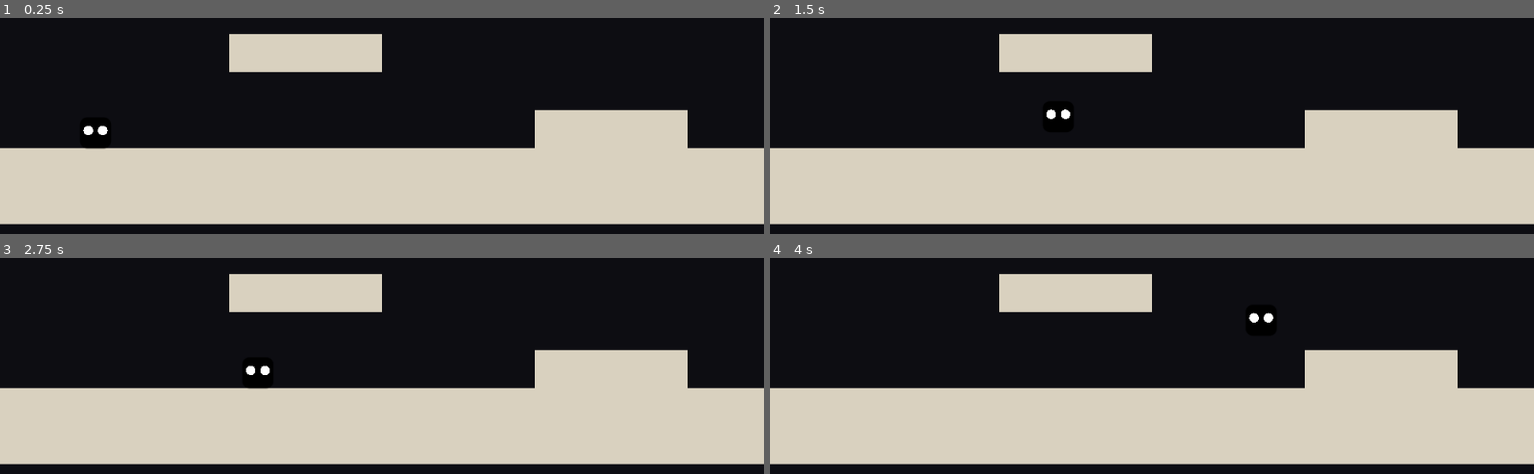
Above: before the commit, frames 1-4 (two rows, left to right).
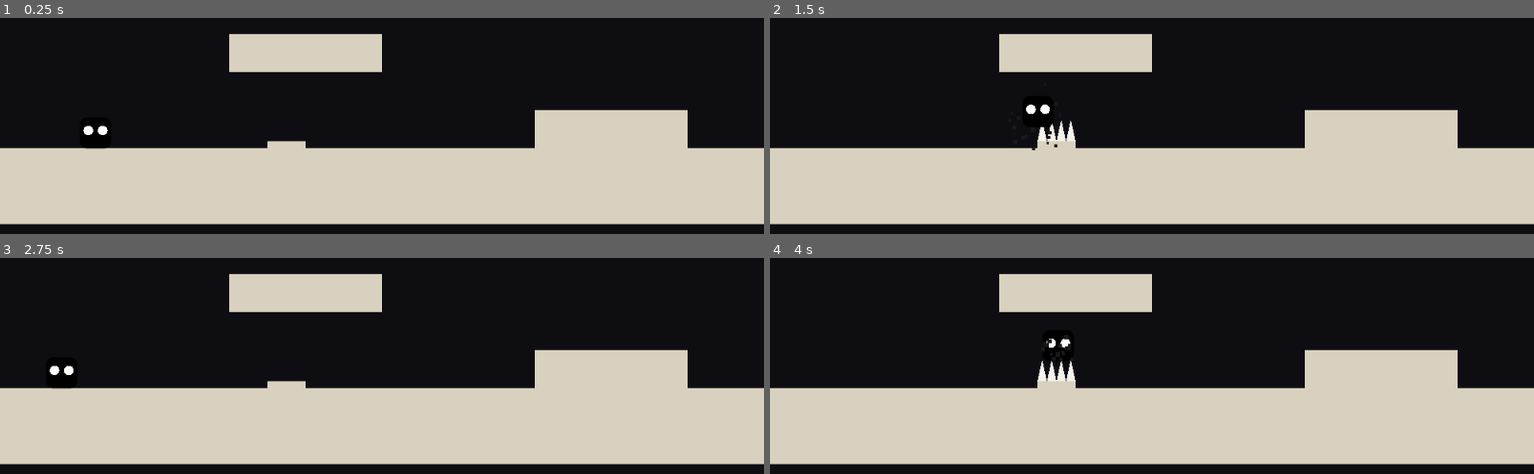
Above: after the commit, the same moments.

Repository: techafreshh/lvl-devil
Game: Godot game, scene res://main.tscn
Two runs of this game, one before a commit and one after it. Both use one fixed random seed, a clock stepped at 60 frames per second and the inputs below. Sound files missing from this copy of the repository are replaced by a short silence.
Inputs:
- Up to frame 1 (0.25 s): no input
- Up to frame 2 (1.5 s): tap Enter at 0.5 s; hold Right (move_right) from 0.53 s (still down); tap Space (jump) at 0.6, 0.77, 1.07, 1.35 s
- Up to frame 3 (2.75 s): tap Space (jump) at 1.52, 1.82, 2.1 s; release Right (move_right) at 2.03 s; hold Left (move_left) from 2.03 s (still down)
- Up to frame 4 (4 s): release Left (move_left) at 2.78 s; hold Right (move_right) from 2.78 s (still down); tap Space (jump) at 2.85, 3.02, 3.32, 3.6, 3.77 s

The runs differ from the first frame. In frame 1, 0.2% of the frame differs, in the area x 35-40%, y 56-61%; in frame 2, 0.6%; in frame 3, 0.4%; in frame 4, 0.6%, in the area x 35-66%, y 25-61%.

Commit message:
[#4] Pop-up spikes plus death and instant restart loop (#15)
* Add ^ pop-up spike cell to LEVEL_1 and LevelBuilder support

LEVEL_1 row 8 gains ^ at col 7 (5 tiles from P, same row, over floor).
validate_grid accepts ^; build_from_rows instantiates spike.tscn per
^ cell (Spike_c_r, group spikes) and tags the player with group player.

* Add PopupSpike trap: proximity latch, lethal overlap, killed signal

38px/16px same-row latch in the same physics frame, shape enabled via
set_deferred, latch persists until respawn; is_active/try_trigger/
reset_spike hooks mirror the player mover test-hook pattern.

* Add GameManager death/respawn loop and rewire bootstrap

Freeze halts the player for a 0.1s wall-clock timer (never paused tree
or time scale), bursts a code-created CPUParticles2D, plays death.wav
only if shipped, then rebuilds the level; R respawns instantly, fall
below y=376 kills, generation counter dedupes mid-death restart.

* Add headless spike and death-loop SceneTree runners

test_spike: range, 2-frame activation, same-row gate, latch, kill-only-
when-active, reset. test_death_loop: freeze window, spike/R/fall to
spawn under 0.5s with particles and retracted spikes.

* Wire spike and death-loop runners into CI

Diff:
--- a/lvl-devil/main.gd
+++ b/lvl-devil/main.gd
@@ -1,12 +1,13 @@
 extends Node2D
-## Bootstrap: builds level 0 through LevelBuilder and hosts it.
+## Bootstrap: hosts a GameManager and starts level 0 through it.
 ## A null build aborts the load loudly instead of booting a broken level.
 
 
 func _ready() -> void:
 	print("lvl-devil ready")
-	var level := LevelBuilder.build(0)
-	if level == null:
+	var manager := GameManager.new()
+	manager.name = "Game"
+	add_child(manager)
+	if not manager.start_level(0):
 		push_error("[Main] level 0 failed to build; aborting load")
 		return
-	add_child(level)
--- /dev/null
+++ b/lvl-devil/scenes/spike.tscn
@@ -0,0 +1,18 @@
+[gd_scene load_steps=3 format=3 uid="uid://dvldevilspike01"]
+
+[ext_resource type="Script" path="res://scripts/spike.gd" id="1_spike"]
+
+[sub_resource type="RectangleShape2D" id="RectangleShape2D_spike"]
+size = Vector2(32, 24)
+
+[node name="PopupSpike" type="Area2D"]
+collision_layer = 2
+collision_mask = 1
+monitoring = true
+monitorable = true
+script = ExtResource("1_spike")
+
+[node name="CollisionShape2D" type="CollisionShape2D" parent="."]
+position = Vector2(0, 4)
+shape = SubResource("RectangleShape2D_spike")
+disabled = true
--- /dev/null
+++ b/lvl-devil/scripts/game.gd
@@ -0,0 +1,146 @@
+class_name GameManager extends Node
+## Death/respawn manager: hosts the built level, freezes on death with a
+## shape-burst, then rebuilds the level so every trap resets to grid state.
+## Freeze is a wall-clock SceneTreeTimer with the player halted (never
+## get_tree().paused or Engine.time_scale, which break headless timing).
+## A generation counter keeps `R` during an in-flight death to one respawn.
+
+
+const FREEZE_TIME := 0.1
+const KILL_Y := 376.0
+const DEATH_SFX_PATH := "res://sfx/death.wav"
+
+var level_idx := 0
+var level: Node2D = null
+var player: CharacterBody2D = null
+var spawn_pos := Vector2.ZERO
+
+var _dying := false
+var _generation := 0
+
+
+func _ready() -> void:
+	add_to_group("game")
+
+
+## Frees any old level, builds `idx` via LevelBuilder, records the spawn
+## and wires every spike `killed` signal. Loud false on a null build.
+func start_level(idx: int) -> bool:
+	level_idx = idx
+	if is_instance_valid(level):
+		remove_child(level)
+		level.free()
+	level = null
+	player = null
+	var built := LevelBuilder.build(idx)
+	if built == null:
+		push_error("[Game] level %d failed to build; aborting load" % idx)
+		return false
+	level = built
+	add_child(level)
+	player = level.get_node_or_null("Player") as CharacterBody2D
+	if player == null:
+		push_error("[Game] level %d: missing Player after build" % idx)
+		return false
+	spawn_pos = (player as Node2D).global_position
+	var spikes := get_tree().get_nodes_in_group("spikes")
+	for spike: Node in spikes:
+		if spike.has_signal("killed"):
+			(spike as PopupSpike).killed.connect(_on_spike_killed)
+	_dying = false
+	return true
+
+
+func _on_spike_killed(_spike: Node) -> void:
+	request_death("spike")
+
+
+## Starts the death presentation unless one is already in flight.
+## Halts the player, bursts particles, plays the squelch when shipped,
+## waits FREEZE_TIME wall-clock, then rebuilds. Re-entrancy is guarded.
+func request_death(_cause: String) -> void:
+	if _dying:
+		return
+	if level == null or not is_instance_valid(level):
+		return
+	if player == null or not is_instance_valid(player):
+		return
+	_dying = true
+	var gen := _generation
+	var corpse: Vector2 = (player as Node2D).global_position
+	(player as CharacterBody2D).set_physics_process(false)
+	(player as CharacterBody2D).velocity = Vector2.ZERO
+	_burst_particles(corpse)
+	_play_death_sfx()
+	await get_tree().create_timer(FREEZE_TIME).timeout
+	if gen != _generation:
+		return
+	respawn()
+
+
+## Fast-path instant restart: no freeze, safe mid-death via the counter.
+func respawn() -> void:
+	_generation += 1
+	_dying = false
+	start_level(level_idx)
+
+
+func _physics_process(_delta: float) -> void:
+	if _dying:
+		return
+	if player == null or not is_instance_valid(player):
+		return
+	if (player as Node2D).global_position.y > KILL_Y:
+		request_death("fall")
+
+
+func _unhandled_input(event: InputEvent) -> void:
+	if event.is_action_pressed("restart"):
+		respawn()
+		get_viewport().set_input_as_handled()
+
+
+func _burst_particles(at: Vector2) -> void:
+	var burst := CPUParticles2D.new()
+	burst.amount = 16
+	burst.lifetime = 0.4
+	burst.one_shot = true
+	burst.explosiveness = 1.0
+	burst.emission_shape = CPUParticles2D.EMISSION_SHAPE_SPHERE
+	burst.emission_sphere_radius = 6.0
+	burst.direction = Vector2(0, -1)
+	burst.spread = 180.0
+	burst.gravity = Vector2(0, 800)
+	burst.initial_velocity_min = 120.0
+	burst.initial_velocity_max = 260.0
+	burst.scale_amount_min = 2.0
+	burst.scale_amount_max = 4.0
+	burst.color = Color(0.1, 0.1, 0.1)
+	burst.position = at - get_global_offset()
+	add_child(burst)
+	burst.emitting = true
+	var timer := get_tree().create_timer(1.0)
+	timer.timeout.connect(func() -> void: if is_instance_valid(burst): burst.queue_free())
+
+
+## Global offset of this manager in world space (Main sits at the origin,
+## so this is normally zero, but keeps the burst on the corpse regardless).
+func get_global_offset() -> Vector2:
+	var p := get_parent() as Node2D
+	if p != null:
+		return p.global_position
+	return Vector2.ZERO
+
+
+## Silent-safe death squelch: plays only when the wav has landed.
+func _play_death_sfx() -> void:
+	if not ResourceLoader.exists(DEATH_SFX_PATH):
+		return
+	var stream := load(DEATH_SFX_PATH) as AudioStream
+	if stream == null:
+		return
+	var voice := AudioStreamPlayer.new()
+	voice.stream = stream
+	add_child(voice)
+	voice.finished.connect(voice.queue_free)
+	voice.play()
--- a/lvl-devil/scripts/level_builder.gd
+++ b/lvl-devil/scripts/level_builder.gd
@@ -9,6 +9,7 @@
 const GRID_W := 20
 const GRID_H := 11
 const PLAYER_SCENE_PATH := "res://scenes/player.tscn"
+const SPIKE_SCENE_PATH := "res://scenes/spike.tscn"
 
 
 ## Fixed validation order: shape first, then content, then spawn count.
@@ -27,7 +28,7 @@
 		var row: String = rows[r]
 		for c: int in row.length():
 			var ch: String = row.substr(c, 1)
-			if ch != "#" and ch != "P" and ch != ".":
+			if ch != "#" and ch != "P" and ch != "." and ch != "^":
 				return "level %d: invalid char '%s' at row %d col %d" % [level_idx, ch, r, c]
 			if ch == "P":
 				spawns += 1
@@ -65,6 +66,7 @@
 	var level := Node2D.new()
 	level.name = "Level"
 	var spawn := Vector2.ZERO
+	var spike_cells: Array[Vector2i] = []
 	for r: int in rows.size():
 		var row: String = rows[r]
 		for c: int in row.length():
@@ -74,6 +76,24 @@
 					level.add_child(_make_solid(c, r, center))
 				"P":
 					spawn = center
+				"^":
+					spike_cells.append(Vector2i(c, r))
+	var spike_packed := load(SPIKE_SCENE_PATH) as PackedScene
+	if not spike_cells.is_empty():
+		if spike_packed == null:
+			push_error("[LevelBuilder] level %d: could not load spike scene %s" % [level_idx, SPIKE_SCENE_PATH])
+			level.free()
+			return null
+		for cell: Vector2i in spike_cells:
+			var spike := spike_packed.instantiate() as Node2D
+			if spike == null:
+				push_error("[LevelBuilder] level %d: could not instantiate spike scene %s" % [level_idx, SPIKE_SCENE_PATH])
+				level.free()
+				return null
+			spike.name = "Spike_%d_%d" % [cell.x, cell.y]
+			spike.position = Vector2(cell.x * TILE_SIZE + TILE_SIZE / 2, cell.y * TILE_SIZE + TILE_SIZE / 2)
+			spike.add_to_group("spikes")
+			level.add_child(spike)
 	var packed := load(PLAYER_SCENE_PATH) as PackedScene
 	if packed == null:
 		push_error("[LevelBuilder] level %d: could not load player scene %s" % [level_idx, PLAYER_SCENE_PATH])
@@ -86,6 +106,7 @@
 		return null
 	player.name = "Player"
 	player.position = spawn
+	player.add_to_group("player")
 	level.add_child(player)
 	return level
 
--- a/lvl-devil/scripts/levels.gd
+++ b/lvl-devil/scripts/levels.gd
@@ -1,8 +1,8 @@
 class_name Levels extends RefCounted
 ## Batch-1 level grids as plain text.
-## Legend: `#` solid, `P` player spawn (exactly one per level), `.` empty.
+## Legend: `#` solid, `P` player spawn (exactly one per level), `.` empty, `^` pop-up spike.
 ## One cell per char, rows stored top-down on the 32px grid (20x11, 640x360).
-## Later issues extend the legend (`^X dDT HV`) and reuse this table.
+## Later issues extend the legend (`X dDT HV`) and reuse this table.
 
 
 const LEVEL_1: PackedStringArray = [
@@ -14,7 +14,7 @@
 	"....................",
 	"......####..........",
 	"....................",
-	"..P...........####..",
+	"..P....^......####..",
 	"####################",
 	"####################",
 ]
--- /dev/null
+++ b/lvl-devil/scripts/spike.gd
@@ -0,0 +1,129 @@
+class_name PopupSpike extends Area2D
+## Pop-up spike trap: lies flat until the player is on the same row within
+## trigger range, then extends near-instantly and stays out until respawn.
+## Touching an active spike emits `killed` once for the death manager.
+## Test hooks (`is_active`, `try_trigger`, `reset_spike`) decouple the
+## trigger/kill logic from the player node, mirroring the player mover hooks.
+
+
+signal killed(spike: PopupSpike)
+
+const TRIGGER_DX := 38.0
+const TRIGGER_SAME_ROW := 16.0
+
+const LETHAL_SIZE := Vector2(32, 24)
+const LETHAL_OFFSET := Vector2(0, 4)
+const PLAYER_HALF := Vector2(13, 13)
+
+var _active := false
+var _emitted := false
+
+
+func _ready() -> void:
+	monitoring = true
+	var shape_node := get_node_or_null("CollisionShape2D") as CollisionShape2D
+	if shape_node == null:
+		shape_node = CollisionShape2D.new()
+		shape_node.name = "CollisionShape2D"
+		var rect := RectangleShape2D.new()
+		rect.size = LETHAL_SIZE
+		shape_node.shape = rect
+		shape_node.position = LETHAL_OFFSET
+		add_child(shape_node)
+	if not body_entered.is_connected(_on_body_entered):
+		body_entered.connect(_on_body_entered)
+	# Retracted spikes never collide until the proximity latch fires.
+	if not _active and shape_node != null:
+		shape_node.set_deferred("disabled", true)
+
+
+func _physics_process(_delta: float) -> void:
+	var tree := get_tree()
+	if tree == null:
+		return
+	var p := tree.get_first_node_in_group("player") as Node2D
+	if p != null and not _active:
+		try_trigger((p as Node2D).global_position)
+	if _active and not _emitted:
+		_check_lethal(p)
+
+
+func _check_lethal(p: Node2D) -> void:
+	if p == null or not is_instance_valid(p):
+		return
+	# Physics overlap is authoritative when the engine has registered it.
+	var bodies := get_overlapping_bodies()
+	for b: Node in bodies:
+		if b == p or (b as Node).is_in_group("player"):
+			_emit_killed()
+			return
+	# Manual AABB fallback keeps the kill deterministic the same frame the
+	# shape enables (headless timing) and matches the acceptance wording.
+	var spike_center: Vector2 = global_position + LETHAL_OFFSET
+	var lethal := Rect2(spike_center - LETHAL_SIZE / 2.0, LETHAL_SIZE)
+	var body_rect := Rect2(p.global_position - PLAYER_HALF, PLAYER_HALF * 2.0)
+	if lethal.intersects(body_rect):
+		_emit_killed()
+
+
+func _emit_killed() -> void:
+	if _emitted:
+		return
+	_emitted = true
+	killed.emit(self)
+
+
+func _on_body_entered(body: Node2D) -> void:
+	if not _active or _emitted:
+		return
+	if body.is_in_group("player"):
+		_emit_killed()
+
+
+func _activate() -> void:
+	if _active:
+		return
+	_active = true
+	var shape_node := get_node_or_null("CollisionShape2D") as CollisionShape2D
+	if shape_node != null:
+		shape_node.set_deferred("disabled", false)
+	queue_redraw()
+
+
+## Latch check against a world position; same-row + horizontal range.
+## Returns the latched state so headless tests need no player node.
+func try_trigger(player_pos: Vector2) -> bool:
+	if _active:
+		return true
+	var d: Vector2 = player_pos - global_position
+	if absf(d.x) <= TRIGGER_DX and absf(d.y) <= TRIGGER_SAME_ROW:
+		_activate()
+	return _active
+
+
+func is_active() -> bool:
+	return _active
+
+
+## Retract back to the flat state (used by level rebuild / tests).
+func reset_spike() -> void:
+	_active = false
+	_emitted = false
+	var shape_node := get_node_or_null("CollisionShape2D") as CollisionShape2D
+	if shape_node != null:
+		shape_node.set_deferred("disabled", true)
+	queue_redraw()
+
+
+func _draw() -> void:
+	var plate := Color(0.85, 0.82, 0.75)
+	if not _active:
+		# Flat 32x6 base plate resting on the cell bottom.
+		draw_rect(Rect2(Vector2(-16, 10), Vector2(32, 6)), plate)
+		return
+	# Extended: plate plus four light teeth rising from it.
+	draw_rect(Rect2(Vector2(-16, 10), Vector2(32, 6)), plate)
+	var teeth := Color(0.96, 0.95, 0.92)
+	for i: int in 4:
+		var x0 := -16.0 + float(i) * 8.0
+		draw_colored_polygon(PackedVector2Array([Vector2(x0, 10), Vector2(x0 + 8.0, 10), Vector2(x0 + 4.0, -8.0)]), teeth)
--- /dev/null
+++ b/lvl-devil/tests/test_death_loop.gd
@@ -0,0 +1,191 @@
+extends SceneTree
+## Headless death-loop tests. Run with:
+##   godot --headless --path lvl-devil --script res://tests/test_death_loop.gd
+## Exits 1 when any check fails so CI can gate on the exit code.
+
+
+var passed := 0
+var failed := 0
+
+
+func _initialize() -> void:
+	await run_all()
+	print("Results: %d passed, %d failed" % [passed, failed])
+	quit(1 if failed > 0 else 0)
+
+
+func run_all() -> void:
+	# Nodes need a frame before they can enter the tree cleanly.
+	await process_frame
+	var tests := [
+		"test_spike_death_respawn",
+		"test_restart_resets",
+		"test_fall_death_respawn",
+	]
+	for t: String in tests:
+		var ok = await call(t)
+		if ok == true:
+			passed += 1
+			print("PASS " + t)
+		else:
+			failed += 1
+			push_error("FAIL " + t + ": did not finish (runtime error?)")
+		# Flush freed nodes so the next test starts from a clean tree.
+		await process_frame
+
+
+## Counting check helper: never use bare assert() in a SceneTree runner.
+func expect(cond: bool, label: String) -> bool:
+	if cond:
+		passed += 1
+	else:
+		failed += 1
+		push_error("FAIL " + label)
+	return cond
+
+
+func make_manager() -> GameManager:
+	var mgr := GameManager.new()
+	mgr.name = "Game"
+	root.add_child(mgr)
+	return mgr
+
+
+func cleanup_manager(mgr: GameManager) -> void:
+	if is_instance_valid(mgr):
+		mgr.queue_free()
+	await process_frame
+	await physics_frame
+
+
+func player_at_spawn(mgr: GameManager) -> bool:
+	if mgr.player == null or not is_instance_valid(mgr.player):
+		return false
+	return (mgr.player as Node2D).global_position.distance_to(mgr.spawn_pos) <= 2.0
+
+
+func find_spike(mgr: GameManager) -> PopupSpike:
+	if mgr.level == null or not is_instance_valid(mgr.level):
+		return null
+	var node := mgr.level.get_node_or_null("Spike_7_8") as PopupSpike
+	if node != null:
+		return node
+	var spikes := get_nodes_in_group("spikes")
+	if spikes.is_empty():
+		return null
+	return spikes[0] as PopupSpike
+
+
+func test_spike_death_respawn() -> bool:
+	var ok := true
+	var mgr := make_manager()
+	await process_frame
+	ok = expect(mgr.start_level(0), "spike-death: start_level(0) builds") and ok
+	if not ok:
+		await cleanup_manager(mgr)
+		return ok
+	var spawn: Vector2 = mgr.spawn_pos
+	var spike := find_spike(mgr)
+	ok = expect(spike != null, "spike-death: level has a spike") and ok
+	if spike == null:
+		await cleanup_manager(mgr)
+		return ok
+	# Step into trigger range first so the latch fires before the overlap.
+	(mgr.player as Node2D).global_position = (spike as Node2D).global_position + Vector2(-30, 0)
+	for i: int in 5:
+		await physics_frame
+	ok = expect(spike.is_active(), "spike-death: spike latches near player") and ok
+	var kill_marks: Array = []
+	spike.killed.connect(func(_s: Node) -> void: kill_marks.append(Time.get_ticks_msec()))
+	var t_overlap := Time.get_ticks_msec()
+	(mgr.player as Node2D).global_position = (spike as Node2D).global_position
+	var old_player := mgr.player
+	# Freeze: the corpse halts while the wall-clock timer runs.
+	await physics_frame
+	await physics_frame
+	ok = expect(not old_player.is_physics_processing(), "spike-death: player frozen during death") and ok
+	# Respawn must land back on P quickly with spikes retracted.
+	var respawned := false
+	var t_spawn := 0
+	for i: int in 60:
+		await process_frame
+		if player_at_spawn(mgr) and mgr.player != old_player:
+			t_spawn = Time.get_ticks_msec()
+			respawned = true
+			break
+	ok = expect(respawned, "spike-death: player returns to P") and ok
+	if respawned:
+		var total := t_spawn - t_overlap
+		ok = expect(total < 500, "spike-death: death-and-respawn < 0.5s (got %dms)" % total) and ok
+		if not kill_marks.is_empty():
+			var held := t_spawn - int(kill_marks[0])
+			ok = expect(held >= 50 and held <= 300, "spike-death: freeze ~0.1s (got %dms)" % held) and ok
+		var bursts := mgr.find_children("*", "CPUParticles2D", true, false)
+		ok = expect(not bursts.is_empty(), "spike-death: burst particles spawn") and ok
+		var fresh := find_spike(mgr)
+		ok = expect(fresh != null and not fresh.is_active(), "spike-death: spikes retracted after respawn") and ok
+	await cleanup_manager(mgr)
+	return ok
+
+
+func test_restart_resets() -> bool:
+	var ok := true
+	var mgr := make_manager()
+	await process_frame
+	ok = expect(mgr.start_level(0), "restart: start_level(0) builds") and ok
+	if not ok:
+		await cleanup_manager(mgr)
+		return ok
+	var spawn: Vector2 = mgr.spawn_pos
+	(mgr.player as Node2D).global_position = spawn + Vector2(100, 0)
+	await physics_frame
+	ok = expect(not player_at_spawn(mgr), "restart: player moved off spawn") and ok
+	var ev := InputEventAction.new()
+	ev.action = &"restart"
+	ev.pressed = true
+	var t0 := Time.get_ticks_msec()
+	mgr._unhandled_input(ev)
+	var back := false
+	var elapsed := 0
+	for i: int in 60:
+		await process_frame
+		if player_at_spawn(mgr):
+			elapsed = Time.get_ticks_msec() - t0
+			back = true
+			break
+	ok = expect(back, "restart: R returns player to spawn") and ok
+	if back:
+		ok = expect(elapsed < 500, "restart: R-to-spawn < 0.5s (got %dms)" % elapsed) and ok
+	ok = expect(is_instance_valid(mgr.level) and is_instance_valid(mgr.player), "restart: no scene reload failure") and ok
+	await cleanup_manager(mgr)
+	return ok
+
+
+func test_fall_death_respawn() -> bool:
+	var ok := true
+	var mgr := make_manager()
+	await process_frame
+	ok = expect(mgr.start_level(0), "fall: start_level(0) builds") and ok
+	if not ok:
+		await cleanup_manager(mgr)
+		return ok
+	var spawn: Vector2 = mgr.spawn_pos
+	var old_player := mgr.player
+	(mgr.player as Node2D).global_position = Vector2(spawn.x, 400.0)
+	var t0 := Time.get_ticks_msec()
+	var back := false
+	var elapsed := 0
+	for i: int in 60:
+		await process_frame
+		await physics_frame
+		if is_instance_valid(mgr.player) and mgr.player != old_player and player_at_spawn(mgr):
+			elapsed = Time.get_ticks_msec() - t0
+			back = true
+			break
+		if is_instance_valid(mgr.player) and mgr.player == old_player and player_at_spawn(mgr) and elapsed == 0:
+			pass
+	ok = expect(back, "fall: y>376 death-and-respawn returns to spawn") and ok
+	if back:
+		ok = expect(elapsed < 500, "fall: fall-to-spawn < 0.5s (got %dms)" % elapsed) and ok
+	await cleanup_manager(mgr)
+	return ok
--- /dev/null
+++ b/lvl-devil/tests/test_spike.gd
@@ -0,0 +1,190 @@
+extends SceneTree
+## Headless spike trap tests. Run with:
+##   godot --headless --path lvl-devil --script res://tests/test_spike.gd
+## Exits 1 when any check fails so CI can gate on the exit code.
+
+
+const SpikeScene := preload("res://scenes/spike.tscn")
+const PlayerScene := preload("res://scenes/player.tscn")
+
+var passed := 0
+var failed := 0
+
+
+func _initialize() -> void:
+	await run_all()
+	print("Results: %d passed, %d failed" % [passed, failed])
+	quit(1 if failed > 0 else 0)
+
+
+func run_all() -> void:
+	# Nodes need a frame before they can enter the tree cleanly.
+	await process_frame
+	var tests := [
+		"test_hidden_at_distance",
+		"test_activates_within_2_frames",
+		"test_ignores_player_above",
+		"test_latch_after_retreat",
+		"test_killed_only_when_active",
+		"test_reset_retracts",
+	]
+	for t: String in tests:
+		var ok = await call(t)
+		if ok == true:
+			passed += 1
+			print("PASS " + t)
+		else:
+			failed += 1
+			push_error("FAIL " + t + ": did not finish (runtime error?)")
+		# Flush freed nodes so the next test starts from a clean tree.
+		await process_frame
+
+
+## Counting check helper: never use bare assert() in a SceneTree runner.
+func expect(cond: bool, label: String) -> bool:
+	if cond:
+		passed += 1
+	else:
+		failed += 1
+		push_error("FAIL " + label)
+	return cond
+
+
+func make_spike(at: Vector2) -> Area2D:
+	var s := SpikeScene.instantiate() as Area2D
+	s.position = at
+	root.add_child(s)
+	return s
+
+
+func make_player(at: Vector2) -> CharacterBody2D:
+	var p := PlayerScene.instantiate() as CharacterBody2D
+	p.position = at
+	p.add_to_group("player")
+	root.add_child(p)
+	return p
+
+
+func cleanup(spike: Node, player: Node) -> void:
+	if is_instance_valid(spike):
+		spike.queue_free()
+	if is_instance_valid(player):
+		player.queue_free()
+	for n: Node in root.get_children():
+		if n.is_in_group("player") or n.is_in_group("spikes"):
+			n.queue_free()
+	await process_frame
+	await physics_frame
+
+
+func shape_disabled(spike: Area2D) -> bool:
+	var col := spike.get_node_or_null("CollisionShape2D") as CollisionShape2D
+	if col == null:
+		return false
+	return col.disabled
+
+
+func test_hidden_at_distance() -> bool:
+	var ok := true
+	var spike := make_spike(Vector2(0, 0))
+	var player := make_player(Vector2(160, 0))
+	await process_frame
+	# 5 tiles away: no trigger over 10 physics frames, shape stays disabled.
+	for i: int in 10:
+		await physics_frame
+	ok = expect(not (spike as PopupSpike).is_active(), "hidden: spike stays retracted at 160px") and ok
+	ok = expect(shape_disabled(spike), "hidden: shape stays disabled while retracted") and ok
+	await cleanup(spike, player)
+	return ok
+
+
+func test_activates_within_2_frames() -> bool:
+	var ok := true
+	var spike := make_spike(Vector2(0, 0))
+	var player := make_player(Vector2(38, 0))
+	await process_frame
+	for i: int in 2:
+		await physics_frame
+		if (spike as PopupSpike).is_active():
+			break
+	ok = expect((spike as PopupSpike).is_active(), "activate: spike active within 2 physics frames at 38px same-row") and ok
+	await process_frame
+	ok = expect(not shape_disabled(spike), "activate: shape enabled once active") and ok
+	await cleanup(spike, player)
+	return ok
+
+
+func test_ignores_player_above() -> bool:
+	var ok := true
+	var spike := make_spike(Vector2(0, 0))
+	# Same x range but a full tile above: outside the same-row window.
+	var player := make_player(Vector2(20, -32))
+	await process_frame
+	for i: int in 10:
+		await physics_frame
+	ok = expect(not (spike as PopupSpike).is_active(), "same-row: no trigger one tile above") and ok
+	await cleanup(spike, player)
+	return ok
+
+
+func test_latch_after_retreat() -> bool:
+	var ok := true
+	var spike := make_spike(Vector2(0, 0))
+	var player := make_player(Vector2(30, 0))
+	await process_frame
+	for i: int in 5:
+		await physics_frame
+	ok = expect((spike as PopupSpike).is_active(), "latch: spike activates in range") and ok
+	(player as Node2D).global_position = Vector2(200, 0)
+	for i: int in 10:
+		await physics_frame
+	ok = expect((spike as PopupSpike).is_active(), "latch: spike stays out after player retreats") and ok
+	await cleanup(spike, player)
+	return ok
+
+
+func test_killed_only_when_active() -> bool:
+	var ok := true
+	var spike := make_spike(Vector2(0, 0))
+	# 28px below: AABBs overlap but the same-row gate fails, so no latch.
+	var player := make_player(Vector2(0, 28))
+	var hits: Array = []
+	(spike as PopupSpike).killed.connect(func(_s: Node) -> void: hits.append(1))
+	await process_frame
+	for i: int in 10:
+		await physics_frame
+	ok = expect(not (spike as PopupSpike).is_active(), "kill-gate: still retracted below row") and ok
+	ok = expect(hits.is_empty(), "kill-gate: no killed while retracted despite AABB overlap") and ok
+	# Same-row overlap: latches, then the lethal check fires killed.
+	(player as Node2D).global_position = Vector2(0, 0)
+	var fired := false
+	for i: int in 30:
+		await physics_frame
+		if not hits.is_empty():
+			fired = true
+			break
+	ok = expect((spike as PopupSpike).is_active(), "kill-gate: active on same-row overlap") and ok
+	ok = expect(fired, "kill-gate: killed fires on overlap only when active") and ok
+	await cleanup(spike, player)
+	return ok
+
+
+func test_reset_retracts() -> bool:
+	var ok := true
+	var spike := make_spike(Vector2(0, 0))
+	var player := make_player(Vector2(30, 0))
+	await process_frame
+	for i: int in 5:
+		await physics_frame
+	ok = expect((spike as PopupSpike).is_active(), "reset: active before reset") and ok
+	(player as Node2D).global_position = Vector2(200, 0)
+	await physics_frame
+	(spike as PopupSpike).reset_spike()
+	await process_frame
+	await physics_frame
+	await physics_frame
+	await physics_frame
+	ok = expect(not (spike as PopupSpike).is_active(), "reset: retracted after reset_spike") and ok
+	ok = expect(shape_disabled(spike), "reset: shape disabled after reset_spike") and ok
+	await cleanup(spike, player)
+	return ok
Not shown, added: lvl-devil/scripts/game.gd.uid
Not shown, added: lvl-devil/scripts/spike.gd.uid
Not shown, added: lvl-devil/tests/test_death_loop.gd.uid
Not shown, added: lvl-devil/tests/test_spike.gd.uid
